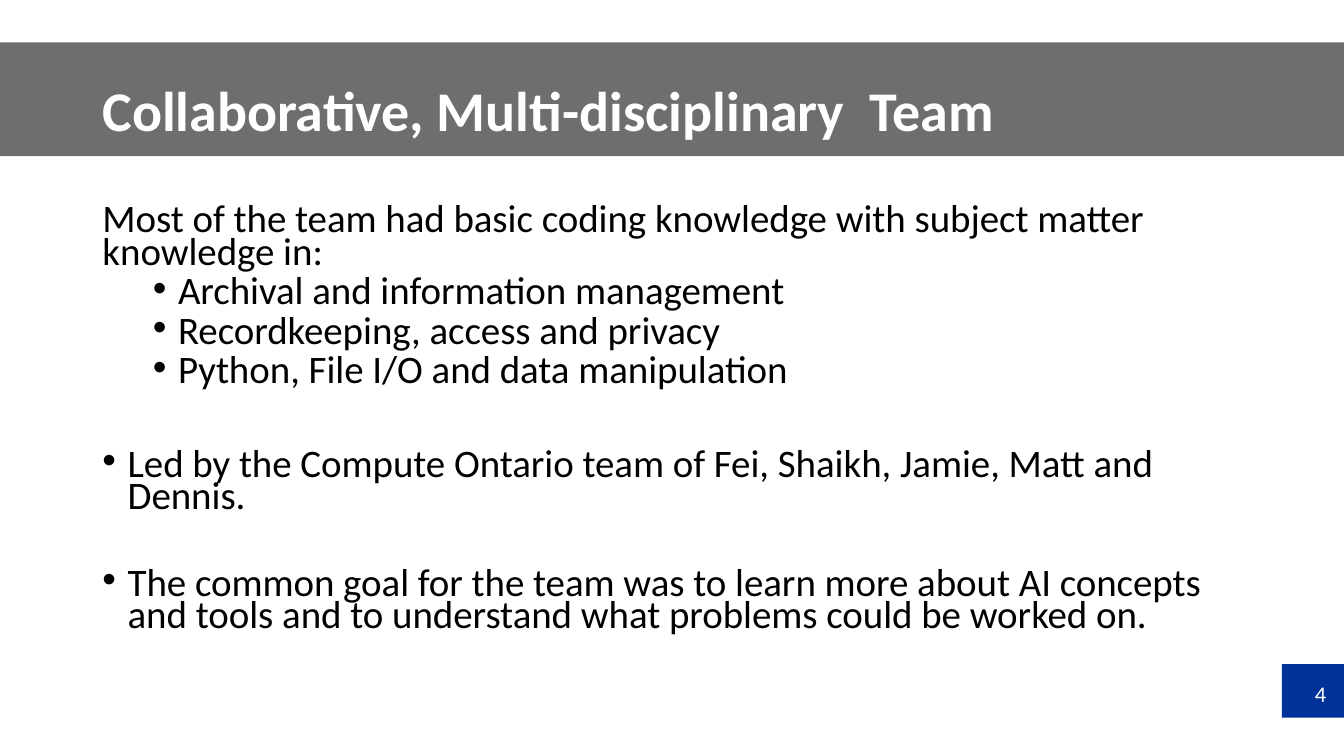
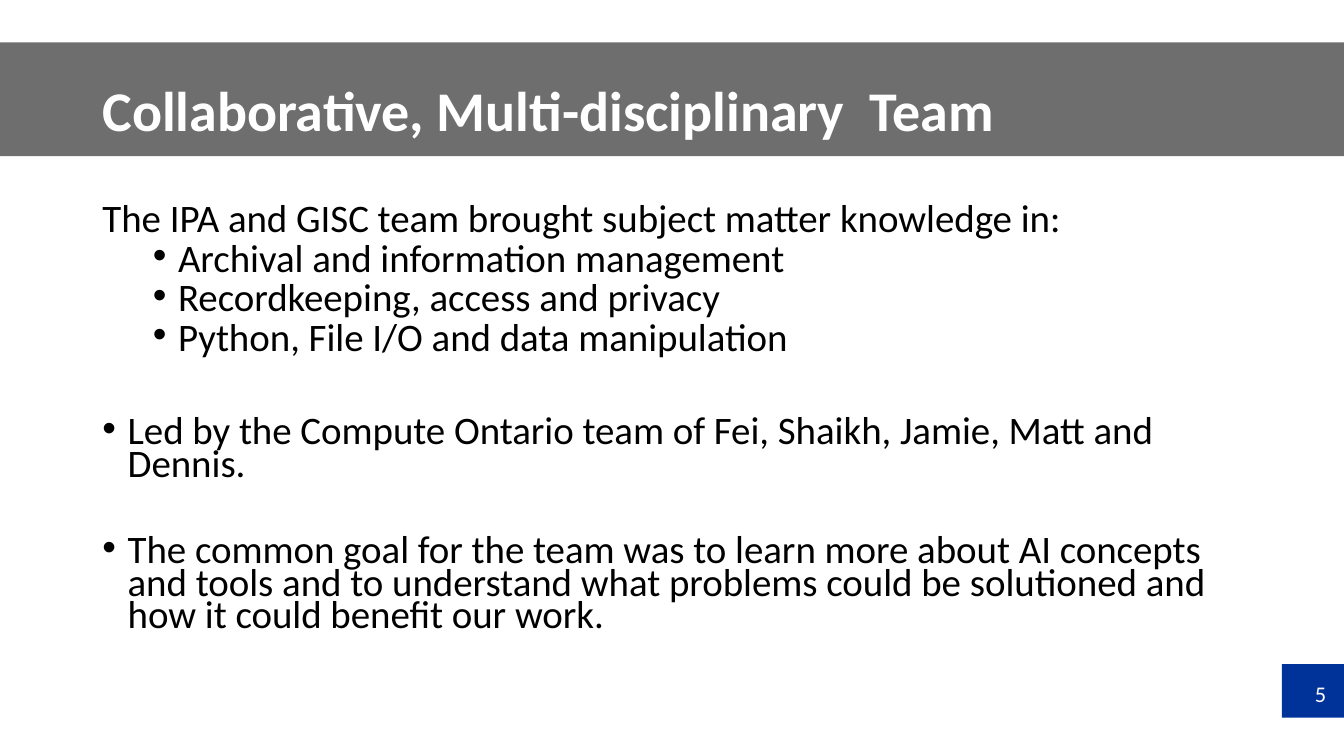
Before and after one commit to shaikh-rashid/ops-hackathon, a slide deck: slide 5 of presentations/AI Hackathon_Archives of Ontario.pptx (slide 4 before the commit). Drawn at 1344x756 pixels with LibreOffice and Linux fonts; fonts in the diff are those of the drawing; background and template pictures are left out. Boxes give left, top, right and bottom in pixels: in the first picture for what was removed or moved away, otherwise in the second. Text is boxed around its words. In the diff, an @@ line names an element or a change of style, - is before the commit and + after.

```diff
--- a/presentations/AI Hackathon_Archives of Ontario.pptx
+++ b/presentations/AI Hackathon_Archives of Ontario.pptx
@@ text at [102, 205, 1061, 239]: text changed @@
-Most of the team had basic coding knowledge with subject matter knowledge in:
+The IPA and GISC team brought subject matter knowledge in:
@@ text at [128, 536, 1205, 629]: text changed @@
-• The common goal for the team was to learn more about AI concepts and tools and to understand what problems could be worked on.
+• The common goal for the team was to learn more about AI concepts and tools and to understand what problems could be solutioned and how it could benefit our work.
@@ page number at [1315, 687, 1326, 702]: text changed @@
-4
+5
```
Also in this commit, not shown: 5 other slides changed, 3 slides added, 1 slide removed.
